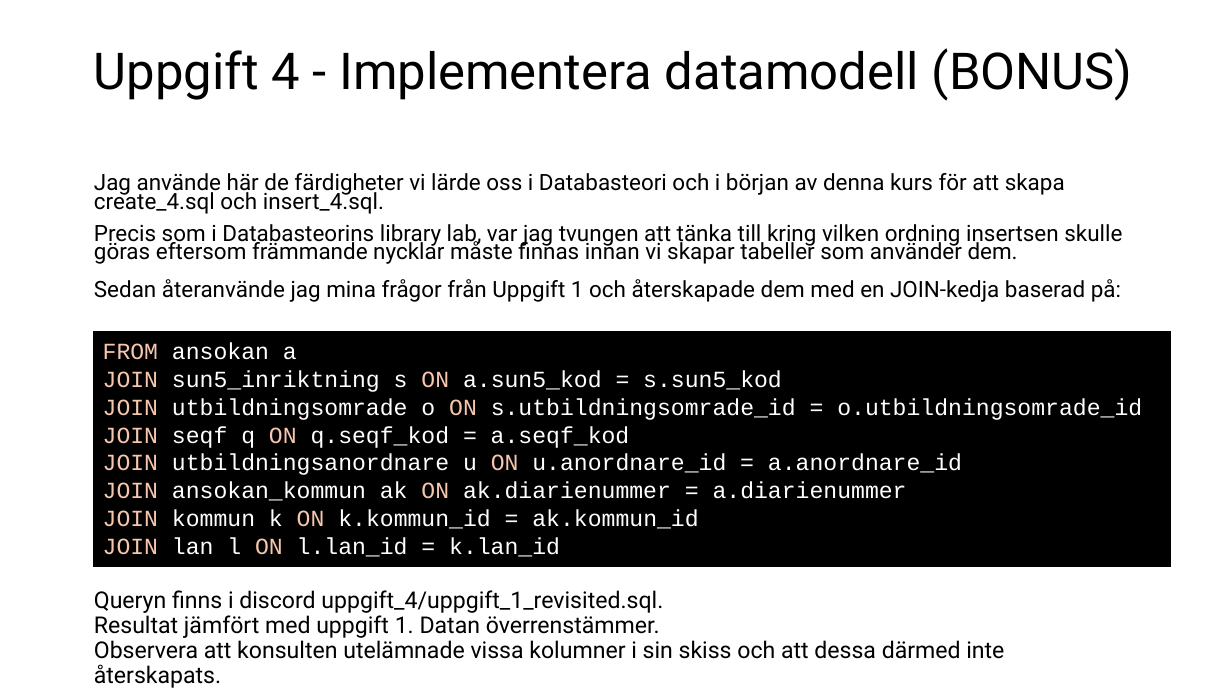
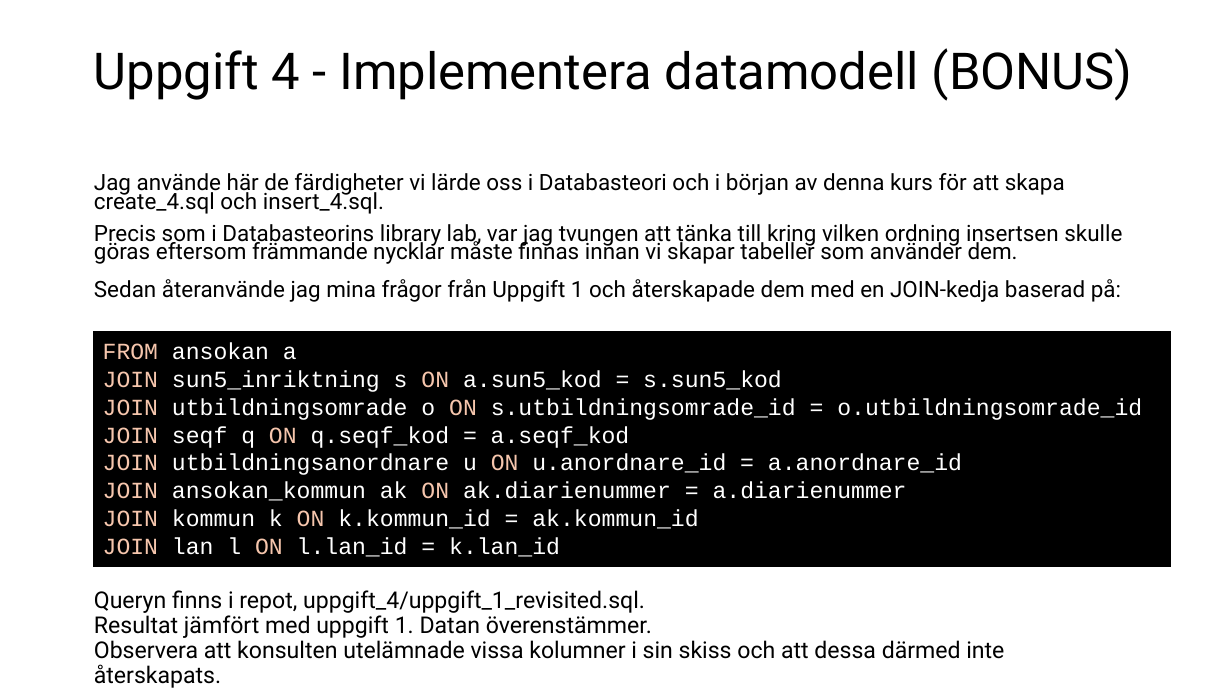
Before and after one commit to dosselicious/the_skool_jens_dossel, a slide deck: slide 23 of The Skool - Jens Dossel.pptx. Drawn at 1232x693 pixels with LibreOffice and Linux fonts; fonts in the diff are those of the drawing. Boxes give left, top, right and bottom in pixels: in the first picture for what was removed or moved away, otherwise in the second. Text is boxed around its words. In the diff, an @@ line names an element or a change of style, - is before the commit and + after.

```diff
--- a/The Skool - Jens Dossel.pptx
+++ b/The Skool - Jens Dossel.pptx
@@ text at [94, 590, 1004, 688]: text changed @@
-Queryn finns i discord uppgift_4/uppgift_1_revisited.sql.
-Resultat jämfört med uppgift 1. Datan överrenstämmer.
-Observera att konsulten utelämnade vissa kolumner i sin skiss och att dessa därmed inte återskapats.
+Queryn finns i repot, uppgift_4/uppgift_1_revisited.sql.
+Resultat jämfört med uppgift 1. Datan överenstämmer.
+Observera att konsulten utelämnade vissa kolumner i sin skiss och att dessa därmed inte återskapats.
```
Also in this commit, not shown: 1 other file.
